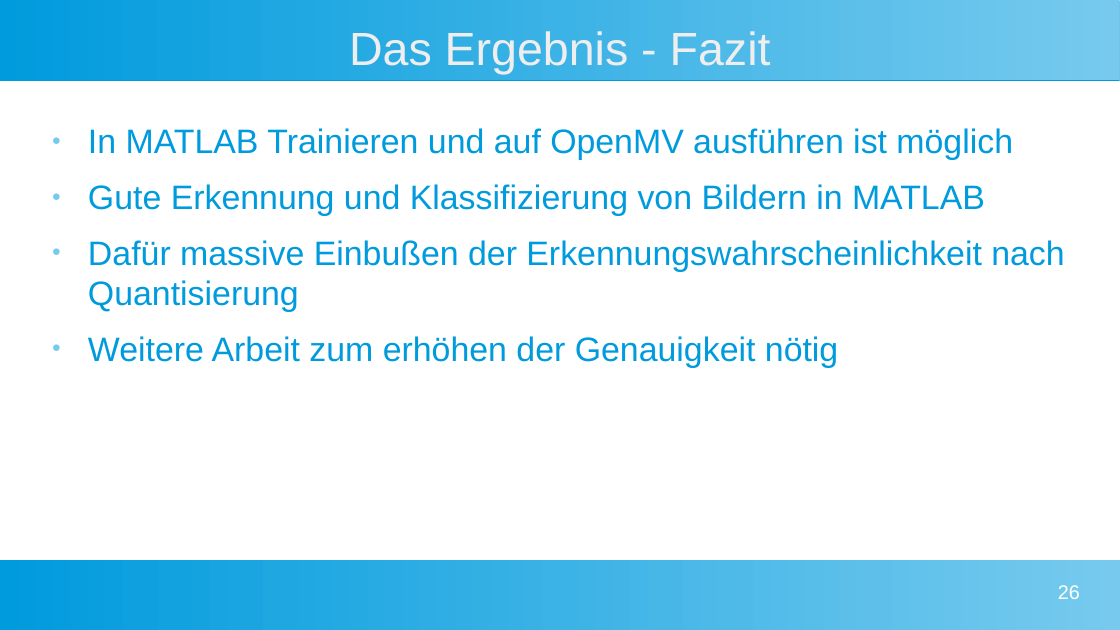
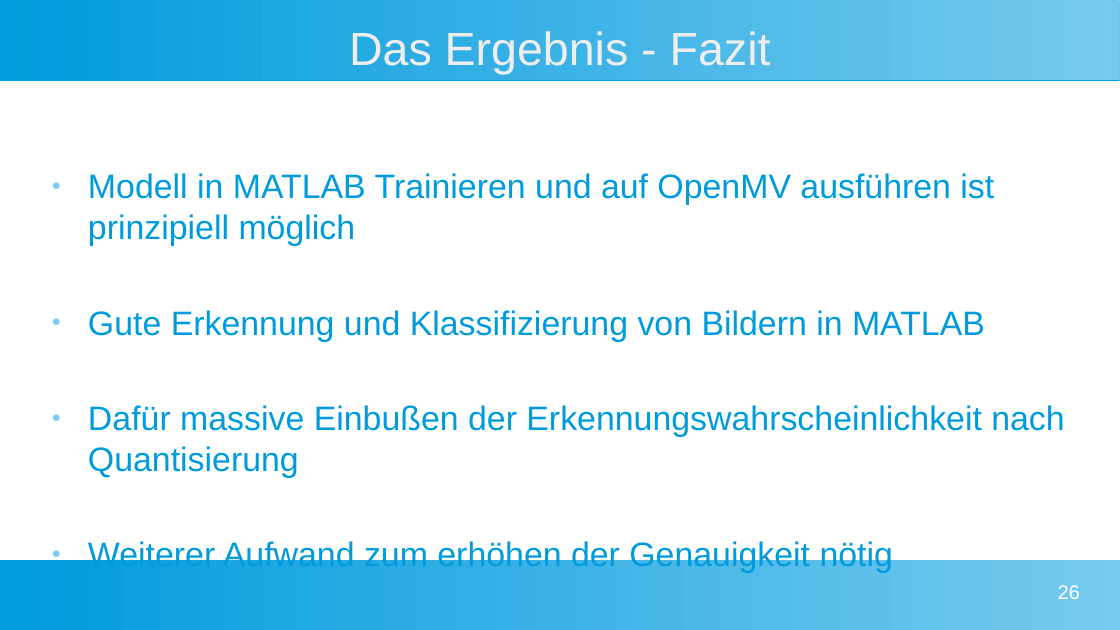
Before and after one commit to Commander-Philip/the-machine-learning-brick, a slide deck: slide 26 of docs/Präsentation.odp. Drawn at 1120x630 pixels with LibreOffice and Linux fonts; fonts in the diff are those of the drawing. Boxes give left, top, right and bottom in pixels: in the first picture for what was removed or moved away, otherwise in the second. Text is boxed around its words. In the diff, an @@ line names an element or a change of style, - is before the commit and + after.

```diff
--- a/docs/Präsentation.odp
+++ b/docs/Präsentation.odp
@@ text "Modell in MATLAB Trainieren und ...": place and size @@
-text "Modell in MATLAB Trainieren und ..." at [88, 128, 1064, 368]
+text "Modell in MATLAB Trainieren und ..." at [88, 173, 1064, 573]
@@ text at [88, 173, 994, 246]: text changed @@
-● In MATLAB Trainieren und auf OpenMV ausführen ist möglich
+● Modell in MATLAB Trainieren und auf OpenMV ausführen ist prinzipiell möglich
@@ text at [88, 310, 1064, 478]: more space between paragraphs @@
@@ text at [88, 539, 893, 573]: text changed @@
-● Weitere Arbeit zum erhöhen der Genauigkeit nötig
+● Weiterer Aufwand zum erhöhen der Genauigkeit nötig
```
Also in this commit, not shown: 2 other slides changed.
